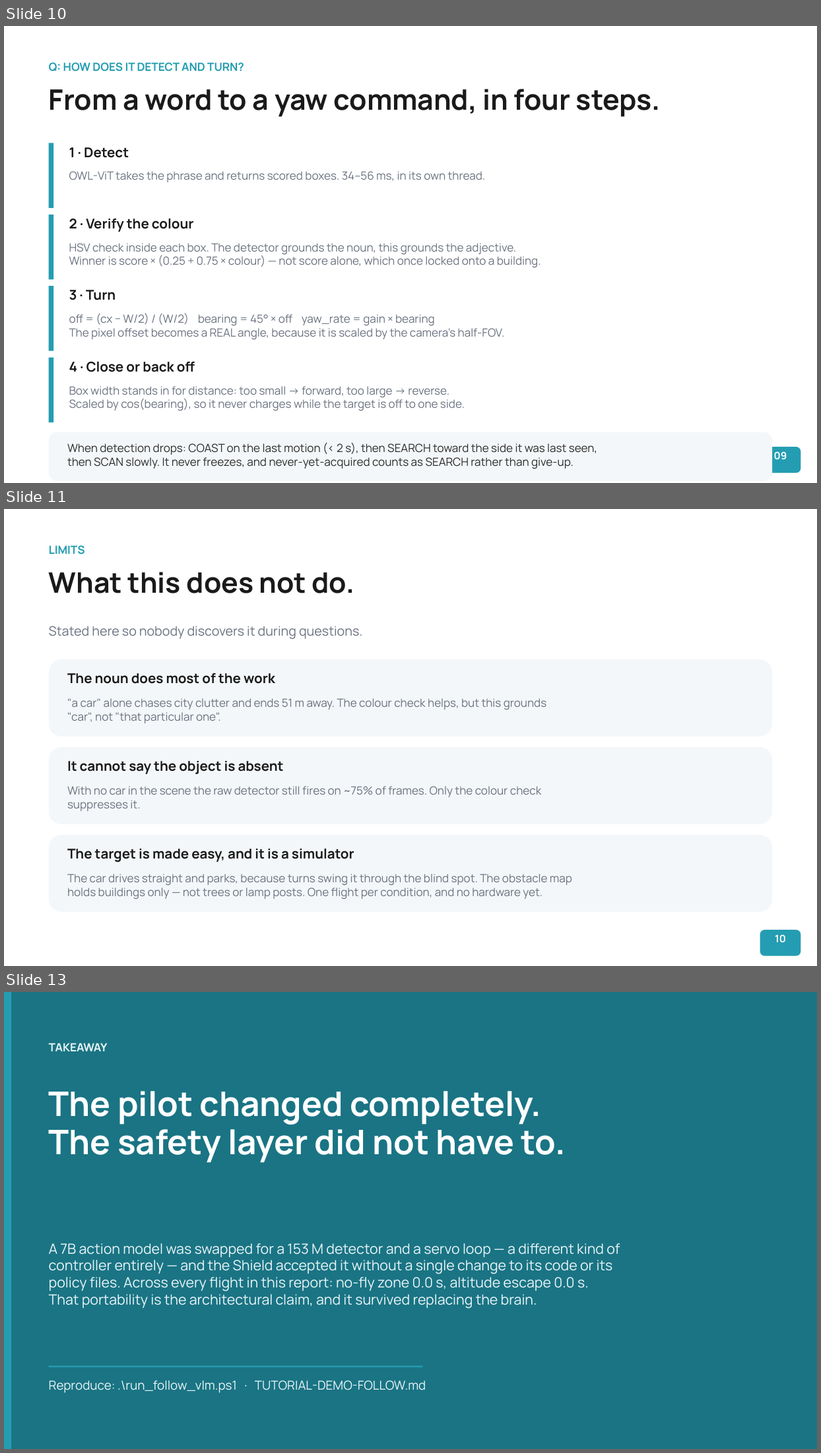
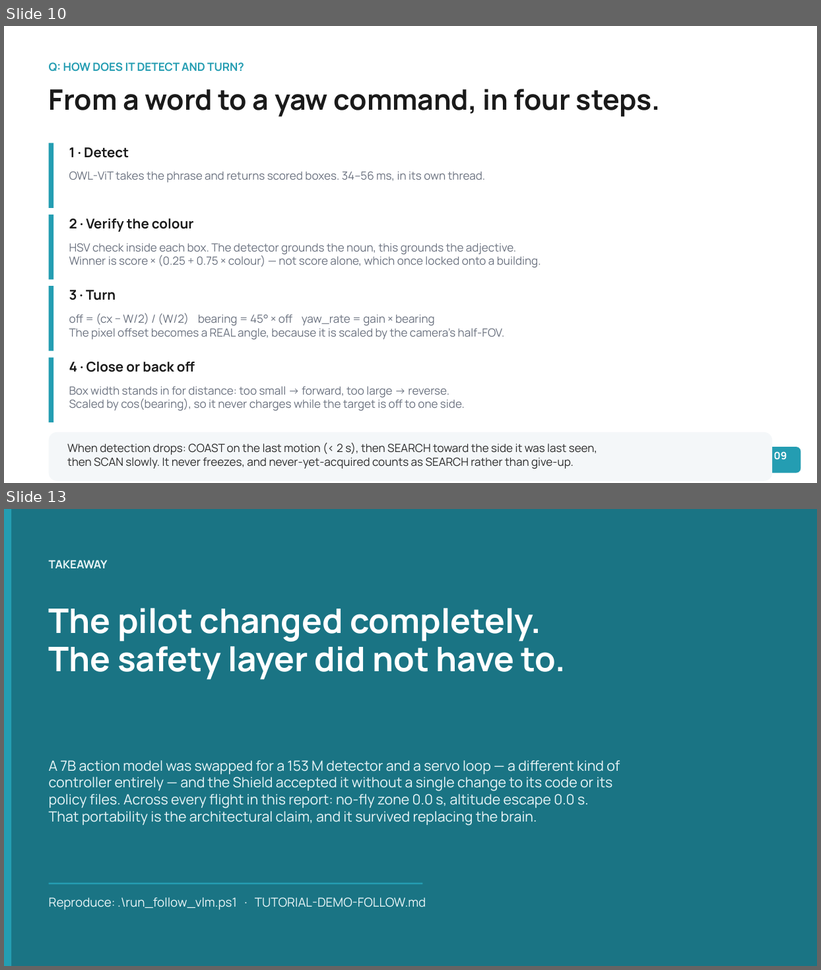
Before and after one commit to Nathanael1721/vla-uav-guardrail, a slide deck: contrib/ntut-vla/docs/VLA-Guardrail-Follow-Aug2026.pptx. Shown one above the other, each under a label of ours: slides 10, 11 and 13 before the commit, slides 10 and 13 after it; the slides between them are not shown. The pictures are 821x1453 and 821x970 pixels, drawn with LibreOffice and Linux fonts; fonts in the diff are those of the drawing. Boxes give left, top, right and bottom in pixels: in the first picture for what was removed or moved away, otherwise in the second. Text is boxed around its words. In the diff, an @@ line names an element or a change of style, - is before the commit and + after.

Commit message:
contrib(ntut-vla): rebuild the deck on measured numbers, and one tutorial that works
The last two deliverables, now that every open task is closed.

DECK. Slides 6, 7, 8, 11 and 12 rebuilt from the re-flown set. The results table
carries five arms instead of three - tracking, its replicate, the three-distractor
discrimination run, the wrong-colour control and the no-fly zone - and every
figure is traceable to a metrics.json.

The proof slide is much stronger than it was: the control moved from "a blue car"
to "a red car" because this map's asphalt reads blue above the saturation floor,
which gave a blue query a background-coloured escape hatch. On red the system does
not follow badly, it FAILS TO ACQUIRE - detector hit rate 99.3% -> 22.1%.

The safety slide now leads with the defect we found in our own guardrail rather
than only with what it prevented. NaN loses every comparison, so an action
carrying one raised zero violations and reached the autopilot byte-identical; the
speed clamp then manufactured more of it, because inf * 0 is NaN. A safety layer
that fails OPEN is worse than none, and a coverage suite found it where no flight
could have.

Limits slide reworded to the three that are actually measured, including the
honest one about absence: 75% ABSENT with no target against 40% with one
separates at flight level and not per tick.

TUTORIAL. Seven overlapping TUTORIAL-*.md files were a maze, and several carried
commands and tags that no longer exist. TUTORIAL.md is now the single verified
guide - one command to run everything, then how to run one flight by hand, how to
change what it follows, how to check it without a simulator, how to read the
output, and what to say when someone asks how it works. The old files are kept as
history with a SUPERSEDED banner rather than deleted.

run_follow_vlm.ps1 matches it: three demos instead of two (the three-distractor
discrimination run is new and is the strongest single result), tags renamed to
demo_*, --traffic wired through, durations and the summary table updated, and the
header's stale measurements replaced.

Two things the tutorial states plainly because both cost real time to rediscover:
PowerShell not Git Bash, because bash rewrites the /Game/... map argument; and
--want-width is coupled to --cruise-alt, which is what made a gap-fence flight
look like a controller failure for two rounds of wrong diagnosis.

Deck: 13 slides. All 38 tracked tasks closed.

```diff
--- a/contrib/ntut-vla/docs/VLA-Guardrail-Follow-Aug2026.pptx
+++ b/contrib/ntut-vla/docs/VLA-Guardrail-Follow-Aug2026.pptx
@@ slide 11 removed at [4, 509, 817, 966], background #FFFFFF @@
@@ text removed at [49, 545, 85, 555] @@
-LIMITS
@@ text removed at [49, 572, 355, 593] @@
-What this does not do.
@@ text removed at [49, 626, 362, 639] @@
-Stated here so nobody discovers it during questions.
@@ rounded rectangle removed at [49, 659, 772, 737] @@
@@ text removed at [67, 673, 275, 684] @@
-The noun does most of the work
@@ text removed at [67, 698, 547, 723] @@
-"a car" alone chases city clutter and ends 51 m away. The colour check helps, but this grounds
-"car", not "that particular one".
@@ rounded rectangle removed at [49, 747, 772, 824] @@
@@ text removed at [67, 761, 284, 774] @@
-It cannot say the object is absent
@@ text removed at [67, 786, 541, 811] @@
-With no car in the scene the raw detector still fires on ~75% of frames. Only the colour check
-suppresses it.
@@ rounded rectangle removed at [49, 835, 772, 912] @@
@@ text removed at [67, 849, 354, 863] @@
-The target is made easy, and it is a simulator
@@ text removed at [67, 874, 572, 900] @@
-The car drives straight and parks, because turns swing it through the blind spot. The obstacle map
-holds buildings only — not trees or lamp posts. One flight per condition, and no hardware yet.
@@ rounded rectangle removed at [760, 930, 801, 956] @@
@@ text removed at [775, 935, 786, 943] @@
-10
```
Also in this commit, not shown: 9 slides changed, 2 slides added, 1 other slide removed, 7 other files.
